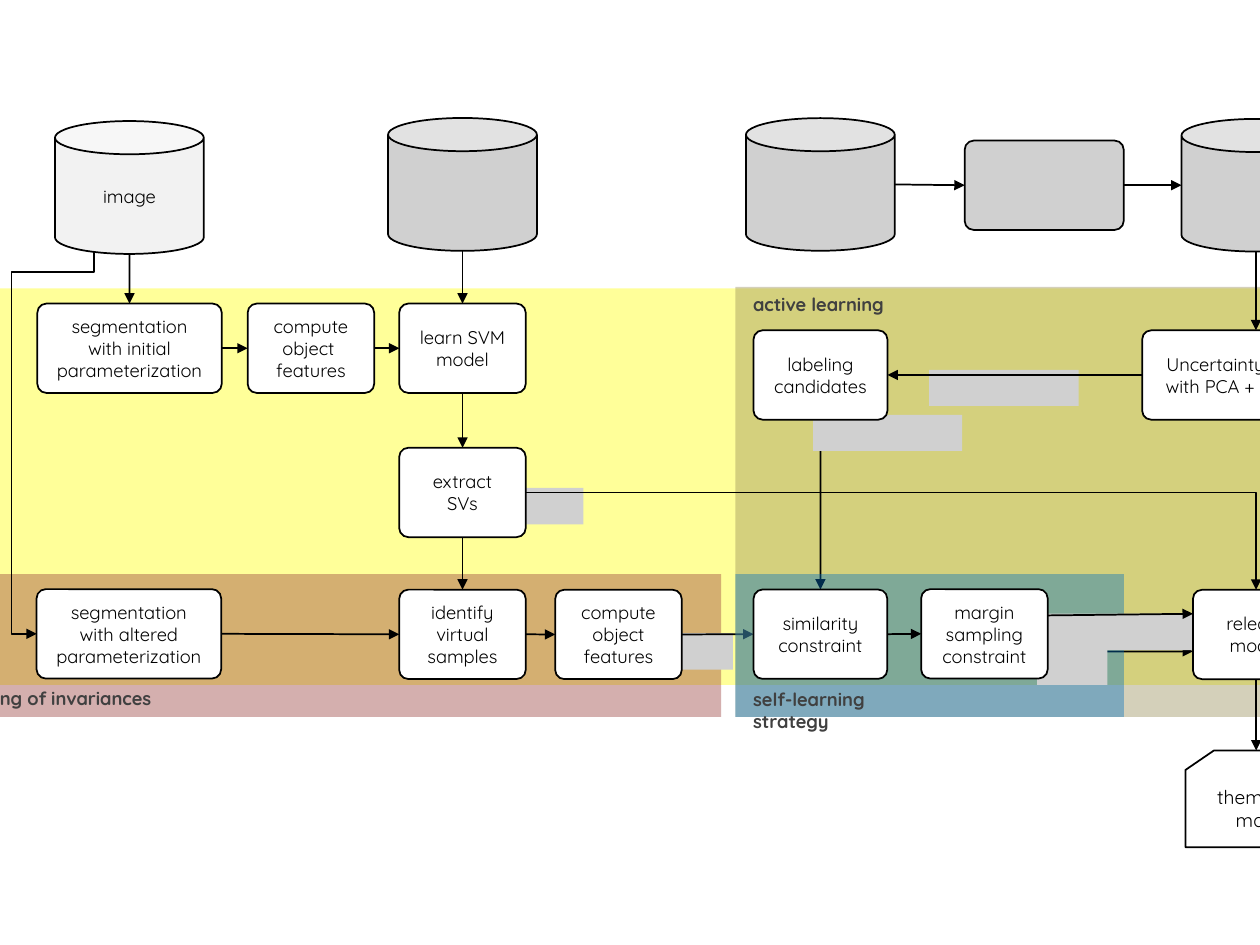
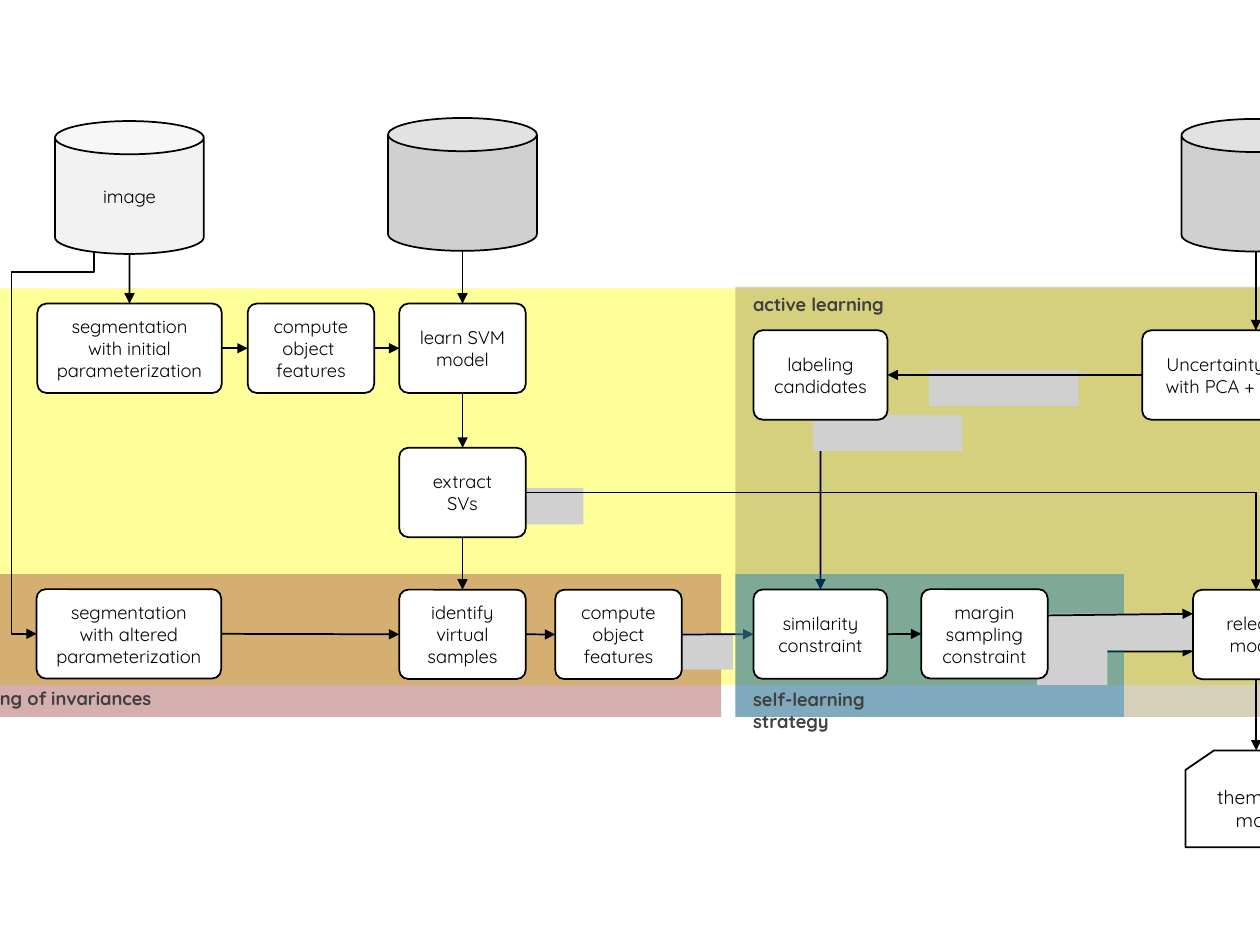
Before and after one commit to carls31/active-learning-virtual-SVM, a slide deck: slide 5 of images/block_scheme.pptx. Drawn at 1260x945 pixels with LibreOffice and Linux fonts; fonts in the diff are those of the drawing; grey boxes stand for pictures. Boxes give left, top, right and bottom in pixels: in the first picture for what was removed or moved away, otherwise in the second. Text is boxed around its words. In the diff, an @@ line names an element or a change of style, - is before the commit and + after.

```diff
--- a/images/block_scheme.pptx
+++ b/images/block_scheme.pptx
@@ picture removed at box(746, 118, 895, 251) @@
@@ picture removed at box(965, 141, 1124, 231) @@
@@ arrow removed from (895, 184) to (965, 185) @@
@@ arrow removed from (1124, 185) to (1182, 185) @@
```
